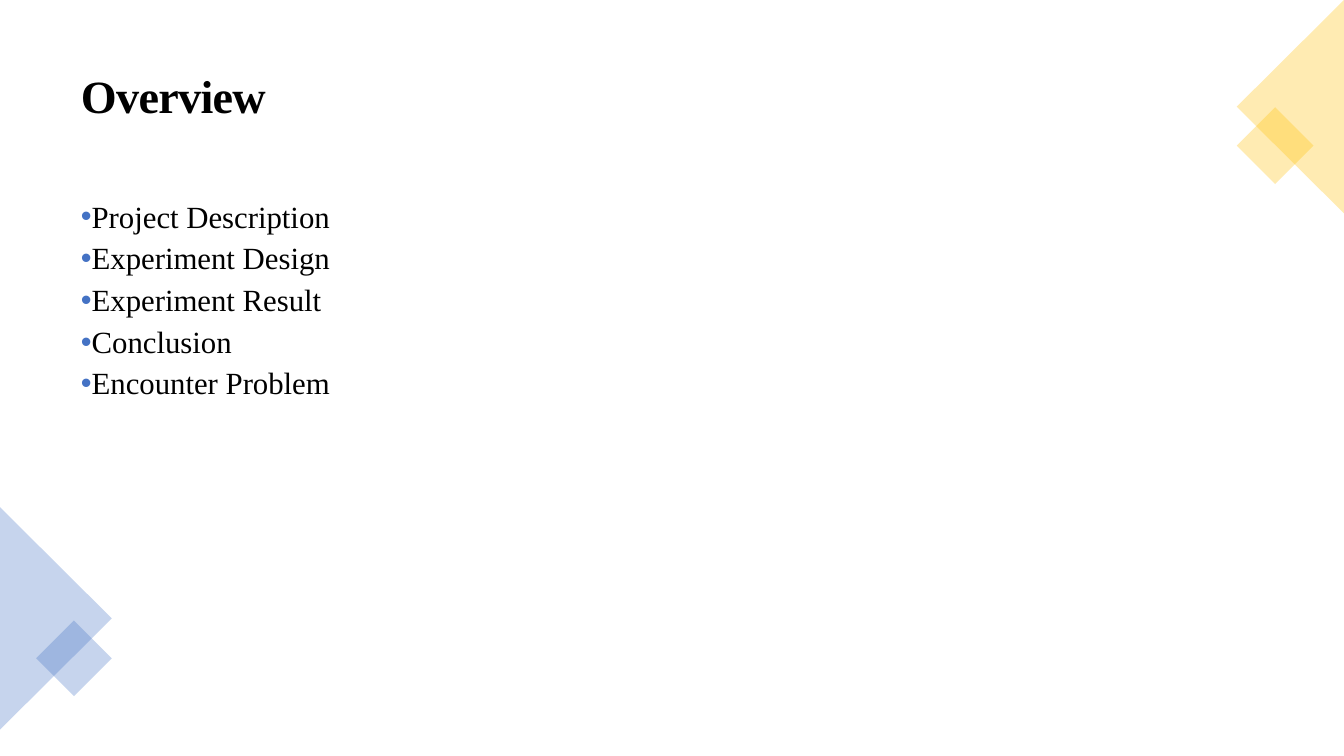
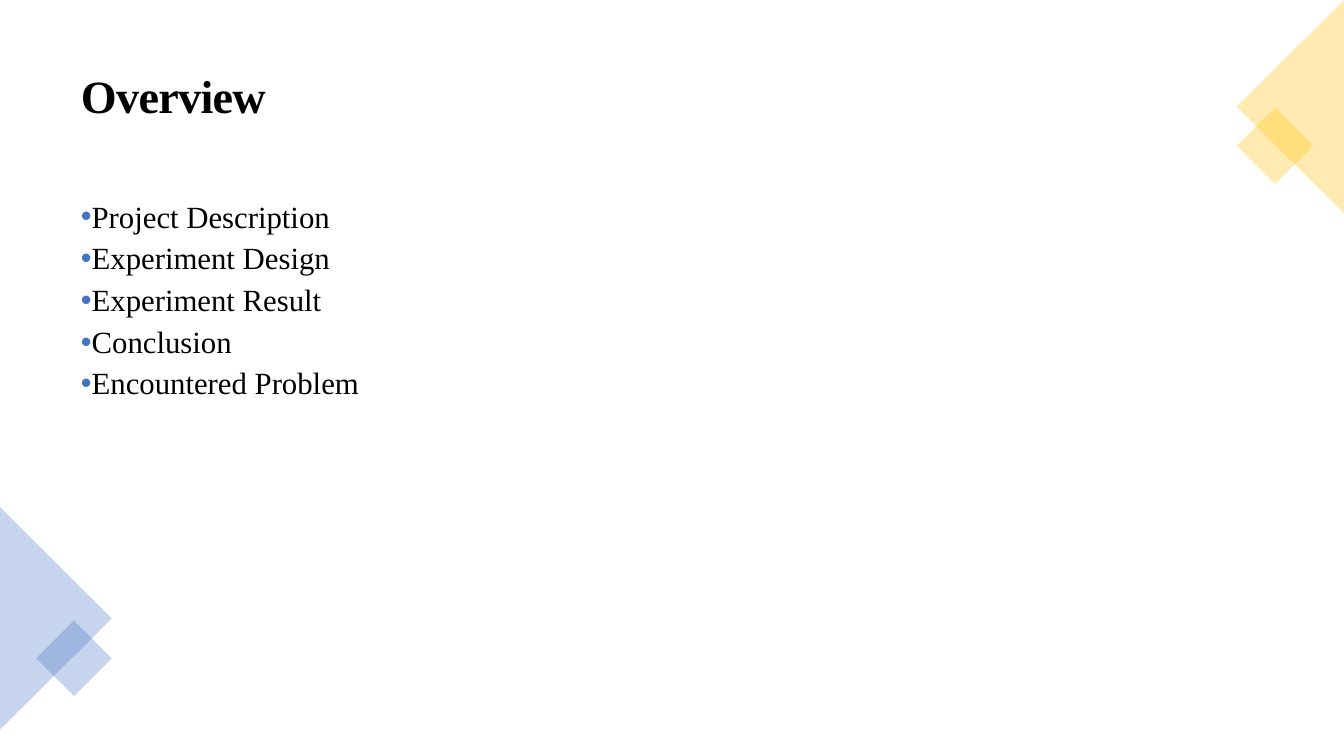
Before and after one commit to paweenp/Classification-of-time-signals-by-CNN-using-STFT, a slide deck: slide 2 of Presentation/Classification-of-time-signals-by-CNN-using-STFT.pptx. Drawn at 1344x756 pixels with LibreOffice and Linux fonts; fonts in the diff are those of the drawing. Boxes give left, top, right and bottom in pixels: in the first picture for what was removed or moved away, otherwise in the second. Text is boxed around its words. In the diff, an @@ line names an element or a change of style, - is before the commit and + after.

```diff
--- a/Presentation/Classification-of-time-signals-by-CNN-using-STFT.pptx
+++ b/Presentation/Classification-of-time-signals-by-CNN-using-STFT.pptx
@@ text at [92,372,359,395]: text changed @@
-• Encounter Problem
+• Encountered Problem
```
Also in this commit, not shown: 2 other slides changed.
